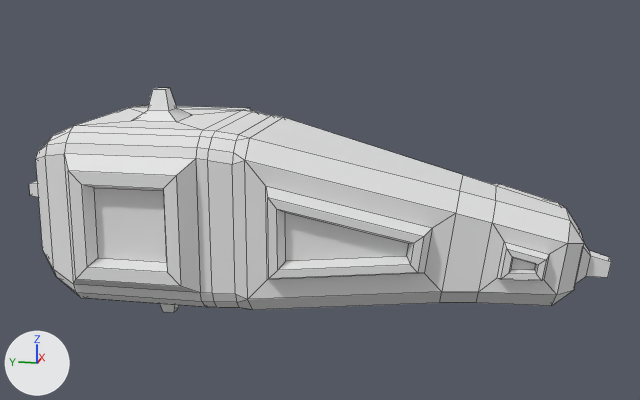
A saved change to the Blender file work/spaceship.blend.
Camera for both pictures: a 50 mm lens placed at (-9.68, -2.99, 2.58), pointed at (1.04, -0.85, -0.1). Every picture has the same lights, and +X, +Y and +Z are marked at lower left. Mesh edges are drawn as thin lines.

Objects in the first picture: 'Spaceship'.
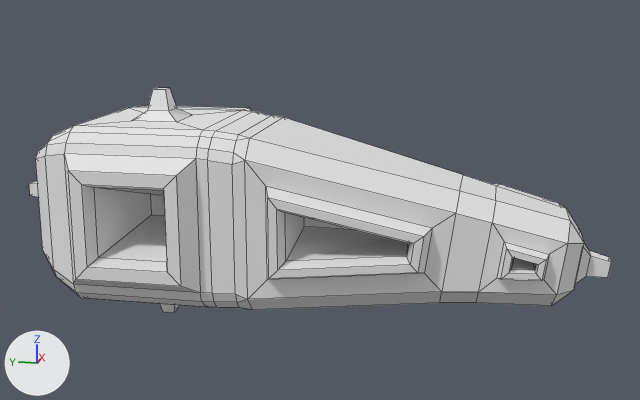
The newer file is also turned or shifted as a whole; pictures and numbers use the older file's frame.

Location of each change, [x1, y1, x2, y2] in pixels of the pictures (640 x 400 px):
part 1 of me_spaceship001, built on
    both: [511, 258, 536, 270]
part 2 of me_spaceship001, built on
    both: [285, 213, 409, 261]
part 3 of me_spaceship001, built on
    both: [94, 188, 167, 262]

The change in detail:
me_spaceship001 has 304 vertices, 310 faces and spans x -4.28..2.77, y -3.34..1.21, z -1.31..1.39.
me_spaceship001 is used by ob_spaceship; location (0.0, 0.0, 0.0); rotation (0.0, 0.0, 1.571), in degrees (0, 0, 90).
Verts and faces of me_spaceship001; kept vertices keep their numbers, new ones are numbered from 304.
Before the commit, vertices of me_spaceship001: 8 (-3.46, 0.57, -0.34) at pixel (534, 269), 10 (-3.47, 0.57, -0.27) at pixel (535, 263), 13 (-3.22, 0.6, -0.33) at pixel (511, 269), 25 (-3.24, 0.6, -0.21) at pixel (513, 257).
Before the commit, vertices of me_spaceship001: 14 (-2.14, 0.74, -0.21) at pixel (406, 256), 24 (-2.15, 0.74, -0.08) at pixel (408, 243), 95 (-0.88, 0.94, -0.29) at pixel (285, 261), 143 (-0.88, 0.94, 0.24) at pixel (285, 212).
Before the commit, vertices of me_spaceship001: 73 (1.2, 1.06, -0.34) at pixel (98, 257), 91 (1.2, 1.06, 0.45) at pixel (94, 187), 99 (0.41, 1.06, -0.34) at pixel (166, 262), 138 (0.41, 1.06, 0.45) at pixel (163, 190).
Part 1, on me_spaceship001:
Faces deleted: (8, 10, 25, 13).
New vertex 304 is at (-3.42, 0.04, -0.29).
New vertex 305 is at (-3.42, 0.04, -0.3).
New vertex 306 is at (-3.27, 0.06, -0.29).
New vertex 309 is at (-3.27, 0.06, -0.26).
New faces: (304, 305, 309, 306), (13, 306, 309, 25), (8, 10, 305, 304), (8, 304, 306, 13), (10, 25, 309, 305).
Part 2, on me_spaceship001:
Faces deleted: (14, 24, 143, 95).
New vertex 307 is at (-2.08, 0.11, -0.15).
New vertex 308 is at (-2.08, 0.11, -0.13).
New vertex 312 is at (-0.94, 0.29, -0.08), pixel (304, 226).
New vertex 315 is at (-0.94, 0.29, 0.02), pixel (304, 217).
New faces: (307, 308, 315, 312), (14, 24, 308, 307), (95, 312, 315, 143), (14, 307, 312, 95), (24, 143, 315, 308).
Part 3, on me_spaceship001:
Faces deleted: (73, 99, 138, 91).
New vertex 310 is at (0.93, 0.17, -0.07), pixel (151, 214).
New vertex 311 is at (0.93, 0.17, 0.17), pixel (150, 194).
New vertex 313 is at (0.68, 0.17, -0.07).
New vertex 314 is at (0.68, 0.17, 0.17).
New faces: (310, 313, 314, 311), (99, 138, 314, 313), (73, 99, 313, 310), (91, 311, 314, 138), (73, 310, 311, 91).
